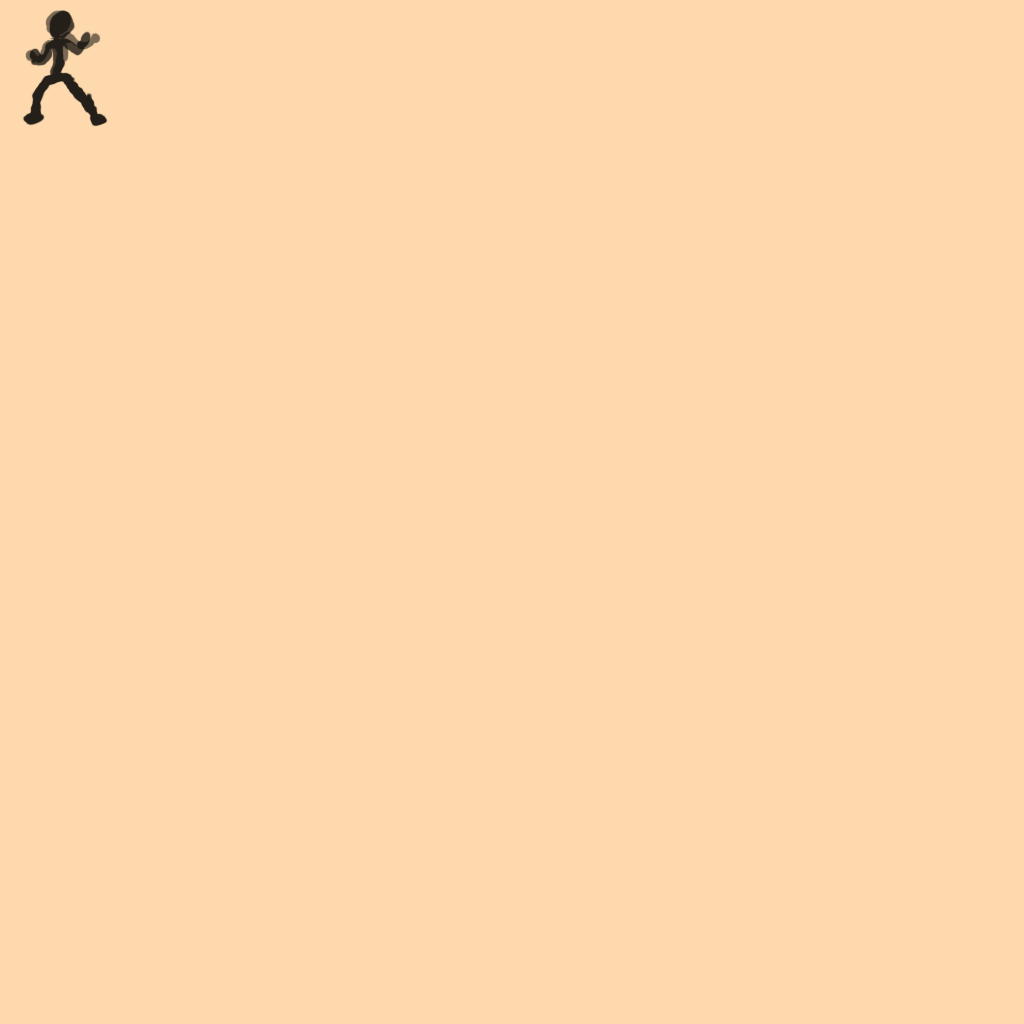
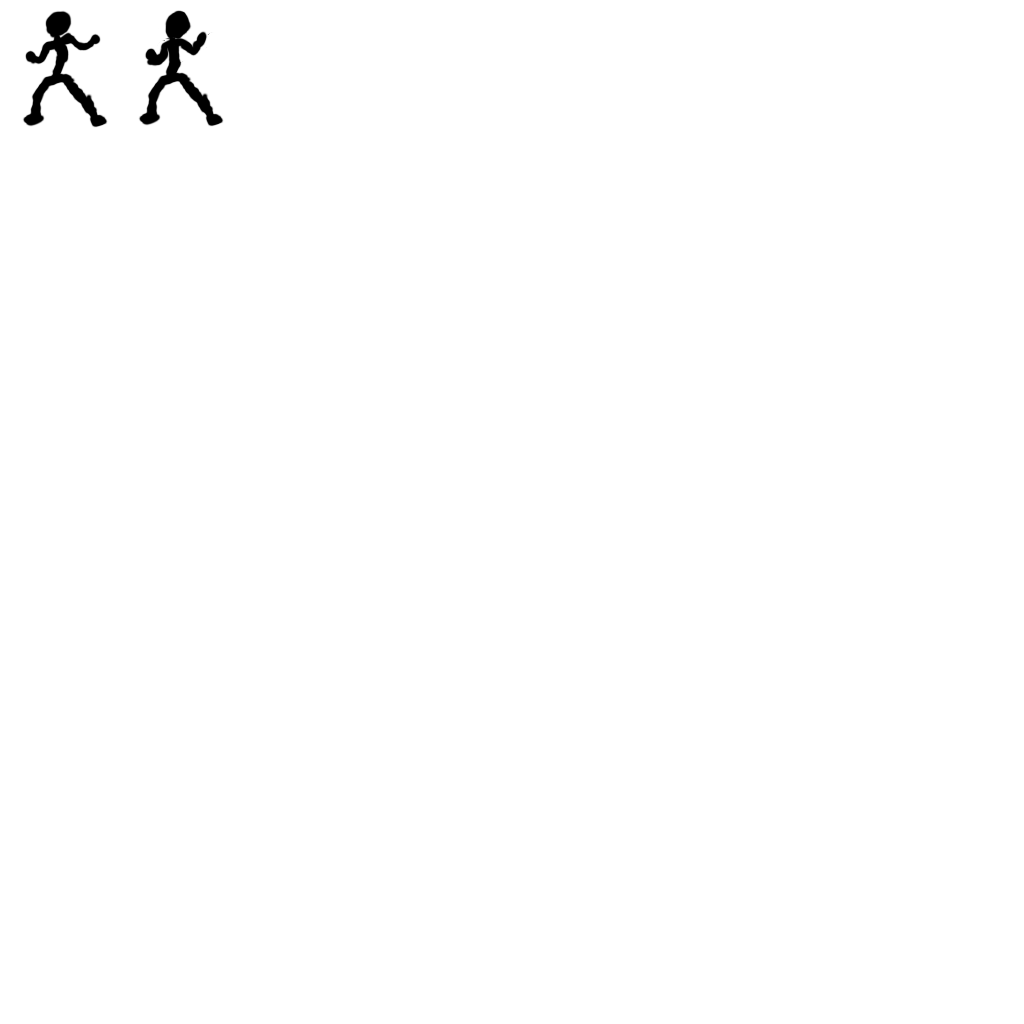
Layers edited between the first and the second (1024, 1024) image:
hid "Idle2" over [22, 10, 108, 127]
hid "Idle1", opacity 51% → 100%, painted on it over [22, 9, 223, 127]
showed "user", painted on it over [22, 9, 224, 128]
hid "Background" over [0, 0, 1024, 1024]
